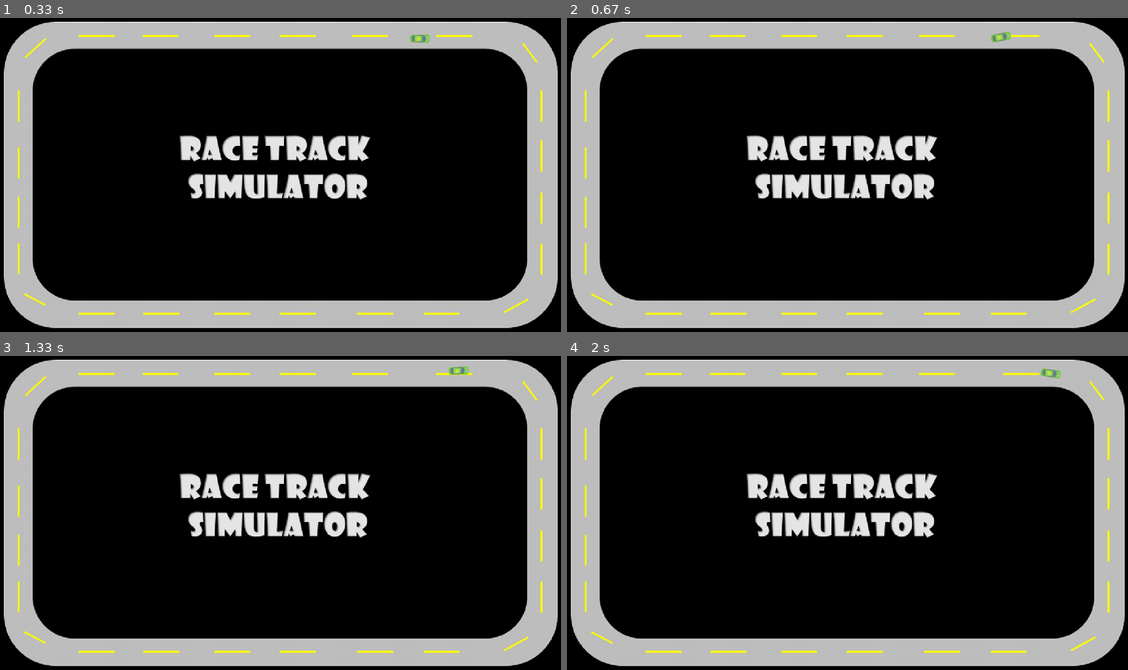
Above: before the commit, frames 1-4 (two rows, left to right).
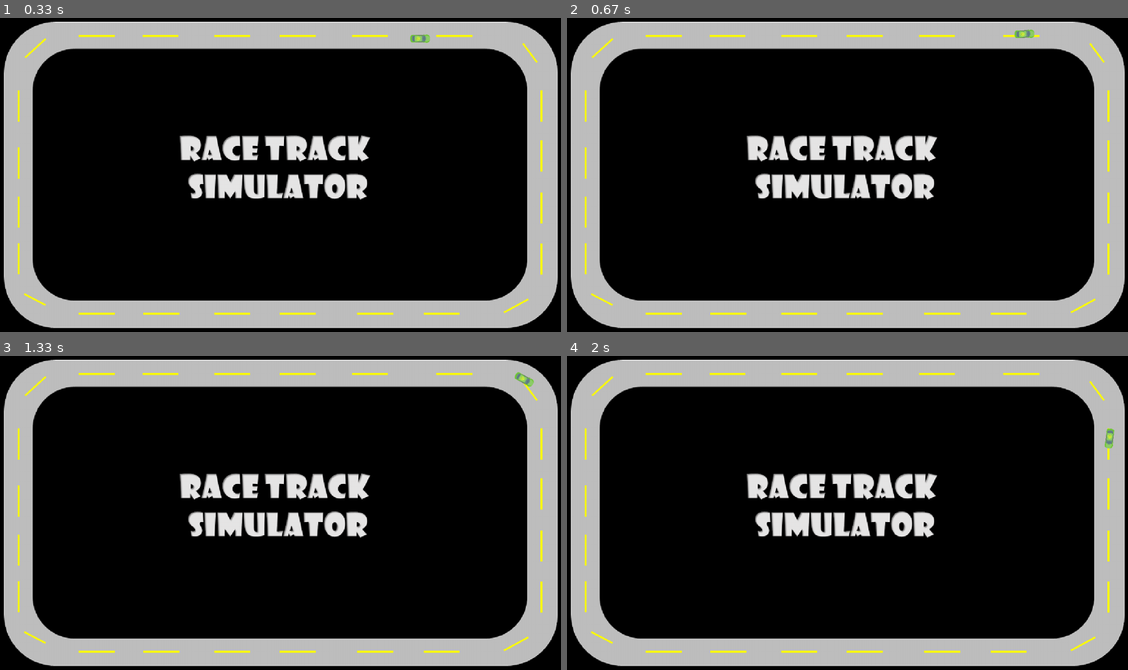
Above: after the commit, the same moments.

Repository: MatheusQuevedo/Fuzzy-Controller
Game: pygame game, started from game_pid.py
The game is run twice, just before and just after one commit, with the same random seed, the same clock (stepped at 60 frames per second) and the same inputs.
Inputs:
- Up to frame 1 (0.33 s): no input
- Up to frame 2 (0.67 s): hold Up from 0.33 s (still down)
- Up to frame 3 (1.33 s): release Up at 0.8 s; hold Up 0.83-1.2 s; hold Up from 1.23 s (still down)
- Up to frame 4 (2 s): release Up at 1.53 s; hold Up 1.57-1.93 s; hold Up from 1.97 s (still down)

Frame 1 is identical in both runs. In frame 2, 0.2% of the frame differs, in the area x 75-84%, y 3-8%; in frame 3, 0.2%; in frame 4, 0.2%.

Commit message:
implementado segundo controlador para sensor frontal

Diff:
--- a/game_pid.py
+++ b/game_pid.py
@@ -86,7 +86,7 @@
         self.length = length
         self.max_acceleration = max_acceleration
         self.max_steering = max_steering
-        self.max_velocity = 3
+        self.max_velocity = 8
         self.brake_deceleration = 20
         self.free_deceleration = 50
         self.acceleration = 0.0
@@ -138,6 +138,8 @@
         distancia = 0
         controlador_lateral = PID(1, 0, 0.1)
         target_distance = 0
+        controlador_frontal = PID(1, 0, 0)
+        distancia_ideal = 10
 
 
 
@@ -180,13 +182,11 @@
 
                 distancia = sensor_direito - sensor_esquerdo
                 error = target_distance - distancia
-
+                error_frontal = distancia_ideal - sensor_frontal
                 correction = controlador_lateral.Update(error)
-                print(correction)
-                print(distancia)
+                correction_frontal = controlador_frontal.Update(error_frontal)
                 car.steering = correction
-
-                car.velocity.x = 3
+                car.velocity.x = -correction_frontal
                 car.acceleration = -car.velocity.x / dt
                 car.acceleration = max(-car.max_acceleration, min(car.acceleration, car.max_acceleration))
                 car.steering = max(-car.max_steering, min(car.steering, car.max_steering))
